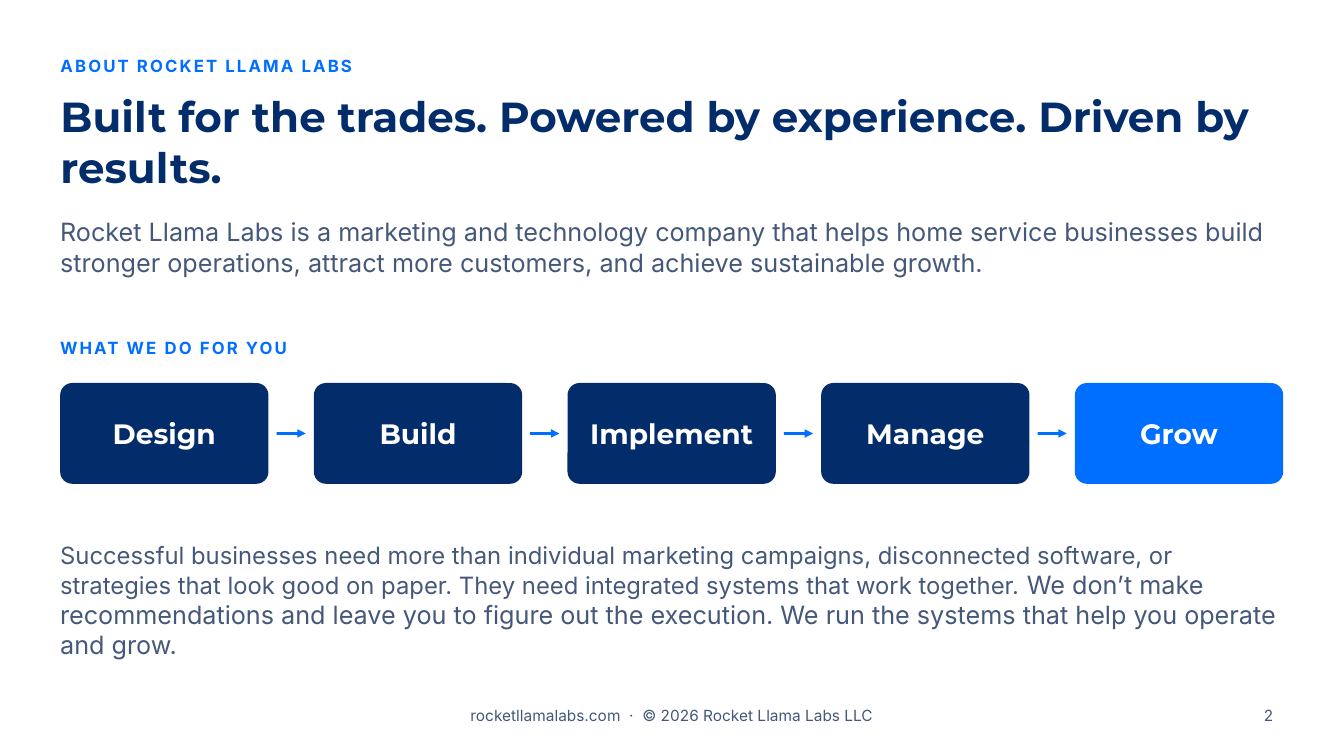
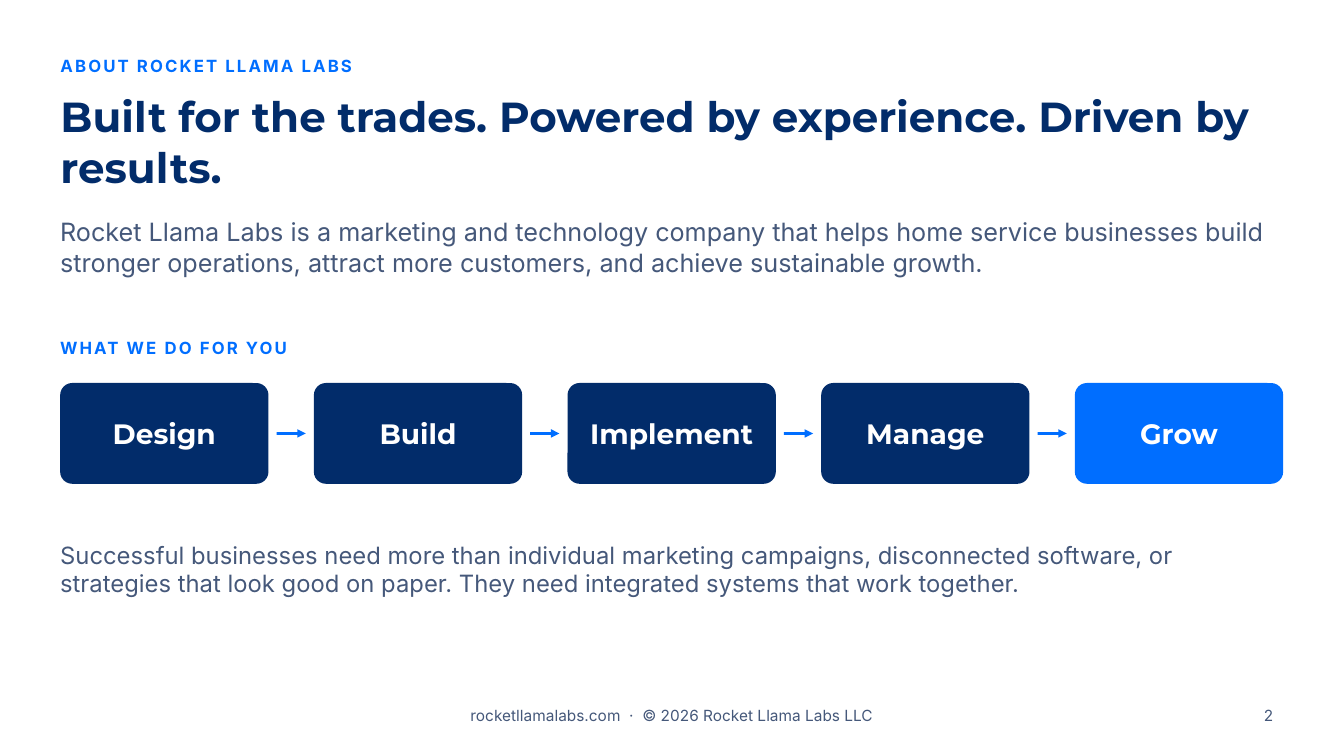
Before and after one commit to RocketLlamaLabs/rocketllama-website, a slide deck: slide 2 of public/slides/v1/rocket-llama-labs-sales-presentation-v1.pptx. Drawn at 1344x756 pixels with LibreOffice and Linux fonts; fonts in the diff are those of the drawing; background and template pictures are left out. Boxes give left, top, right and bottom in pixels: in the first picture for what was removed or moved away, otherwise in the second. Text is boxed around its words. In the diff, an @@ line names an element or a change of style, - is before the commit and + after.

```diff
--- a/public/slides/v1/rocket-llama-labs-sales-presentation-v1.pptx
+++ b/public/slides/v1/rocket-llama-labs-sales-presentation-v1.pptx
@@ text at (x1=60, y1=546, x2=1172, y2=597): text changed @@
-Successful businesses need more than individual marketing campaigns, disconnected software, or strategies that look good on paper. They need integrated systems that work together. We don’t make recommendations and leave you to figure out the execution. We run the systems that help you operate and grow.
+Successful businesses need more than individual marketing campaigns, disconnected software, or strategies that look good on paper. They need integrated systems that work together.
```
Also in this commit, not shown: 2 other slides changed, 3 other files.
